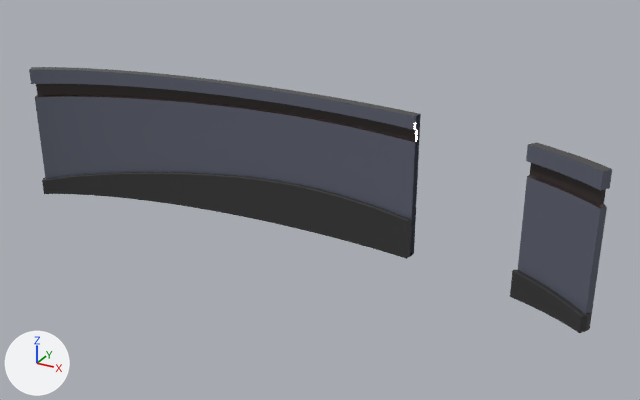
A saved change to the FBX model Assets/Environment/Podium/SM_Wall.fbx.
Rendered twice from a camera (50 mm lens) standing at (14.5, -22.1, 13.8) and looking at (1.2, 2.2, 1.7). The axes (+X, +Y, +Z) are drawn at lower left. The lights are the same throughout.

In view in the first picture: 'backwall002'.
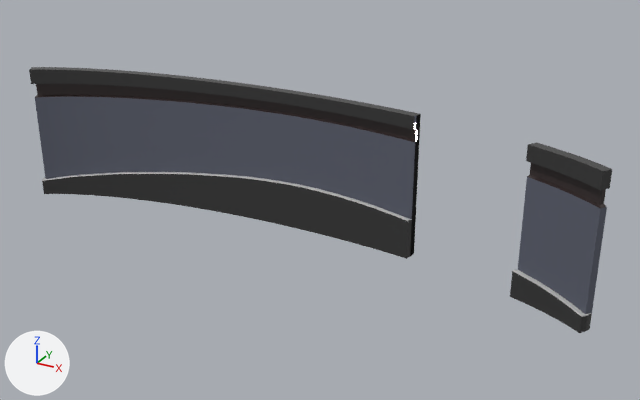
Boxes [x1, y1, x2, y2] around the edits, measured in the pictures (640 x 400 px):
```json
{"part": 1, "of": "me_mesh", "change": "recoloured", "before": [42, 172, 412, 221], "after": [42, 172, 412, 221], "on screen": "black to grey"}
{"part": 2, "of": "me_mesh", "change": "recoloured", "before": [513, 269, 591, 317], "after": [513, 269, 591, 317], "on screen": "black to grey"}
{"part": 3, "of": "me_mesh", "change": "recoloured", "before": [29, 69, 421, 254], "after": [29, 69, 421, 254], "on screen": "grey to black"}
{"part": 4, "of": "me_mesh", "change": "recoloured", "before": [526, 145, 612, 191], "after": [526, 145, 612, 191], "on screen": "grey to black"}
```

Edits to the scene script, one JSON object a line:
```json
{"op": "add", "block": "mat_lightingmat", "code": ["mat_lightingmat = principled_material('LightingMat')", "mat_lightingmat.base_color = (0.5, 0.5, 0.5)  # grey #bcbcbc", "mat_lightingmat.roughness = 0.0"]}
{"block": "me_mesh", "where": "me_mesh.from_pydata(...)  # 620 vertices, 1213 faces; spans x -10.6..10.7, y 0.8..3.3, z 0.0..5.0"}
{"block": "me_mesh", "where": "# used by ob_backwall002; location = (0.0, 0.0, 0.0)"}
{"block": "me_mesh", "change": "me_mesh part 1: 138 of the faces centred in x -10.6..4.1, y 0.9..3.1, z 0.5..1.7 switch from mat_material__36 (black #383838) to mat_lightingmat (grey #bcbcbc)"}
{"block": "me_mesh", "change": "me_mesh part 2: 38 of the faces centred in x 8.3..10.7, y 0.8..1.9, z 0.5..0.9 switch from mat_material__36 (black #383838) to mat_lightingmat (grey #bcbcbc)"}
{"block": "me_mesh", "change": "me_mesh part 3: 145 of the faces centred in x -10.6..4.1, y 1.0..3.3, z 0.2..4.9 switch from mat_material__38 (dark blue #5d616f) to mat_material__36 (black #383838)"}
{"block": "me_mesh", "change": "me_mesh part 4: 38 of the faces centred in x 8.4..10.7, y 0.9..2.1, z 0.2..4.8 switch from mat_material__38 (dark blue #5d616f) to mat_material__36 (black #383838)"}
```
